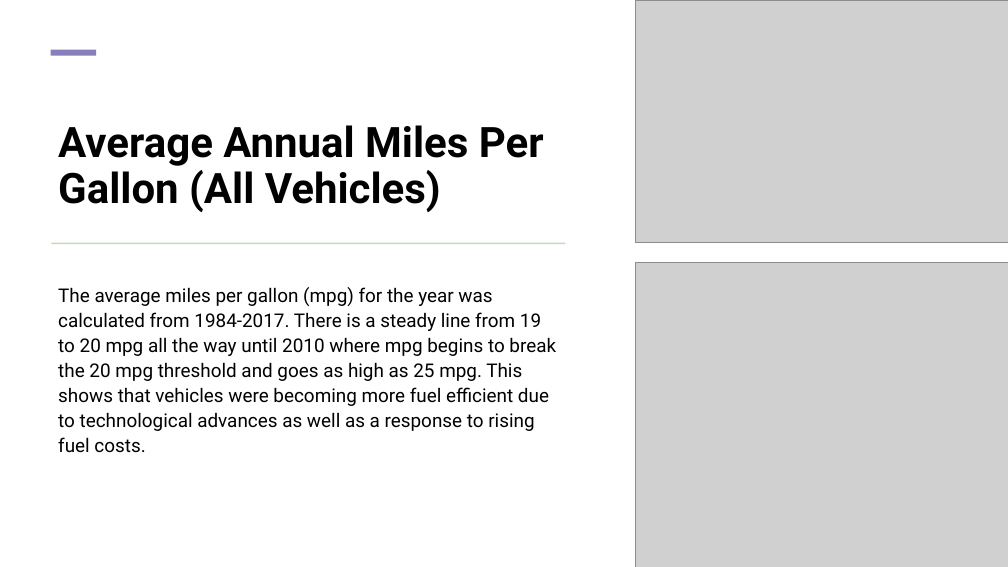
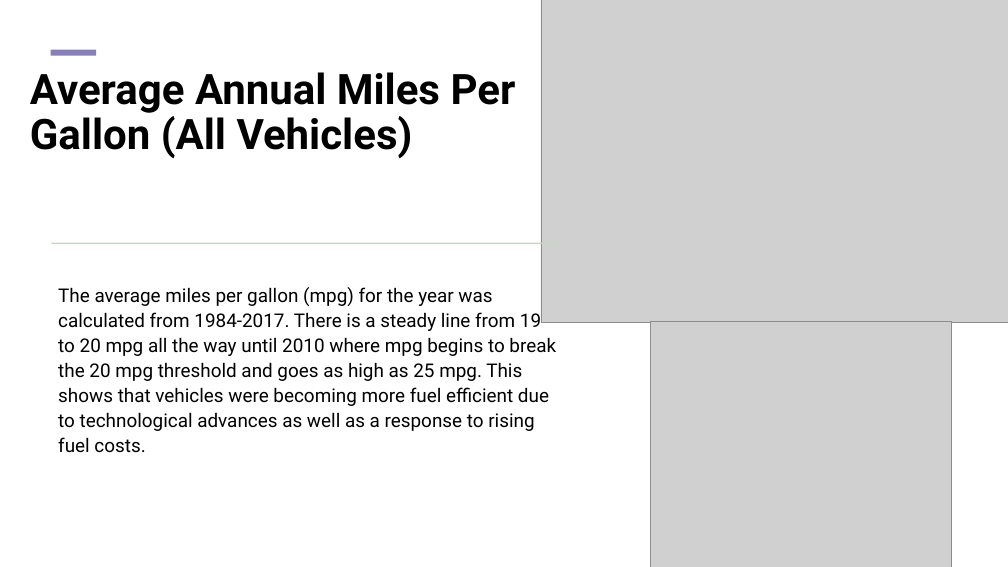
Before and after one commit to geraldwattsthethird/Fuel-Cost-Analysis, a slide deck: slide 5 of presentation.pptx (slide 4 before the commit). Drawn at 1008x567 pixels with LibreOffice and Linux fonts; fonts in the diff are those of the drawing; grey boxes stand for pictures. Boxes give left, top, right and bottom in pixels: in the first picture for what was removed or moved away, otherwise in the second. Text is boxed around its words. In the diff, an @@ line names an element or a change of style, - is before the commit and + after.

```diff
--- a/presentation.pptx
+++ b/presentation.pptx
@@ picture: place and size @@
-picture at (635, 0, 1008, 243)
+picture at (541, 0, 1008, 323)
@@ title "Average Annual Miles Per Gallon ...": place and size @@
-title "Average Annual Miles Per Gallon ..." at (58, 125, 544, 212)
+title "Average Annual Miles Per Gallon ..." at (30, 72, 516, 158)
@@ picture: place and size @@
-picture at (635, 262, 1008, 567)
+picture at (650, 321, 951, 567)
```
Also in this commit, not shown: 9 other slides changed, 2 slides added, 3 slides removed, 3 other files.
